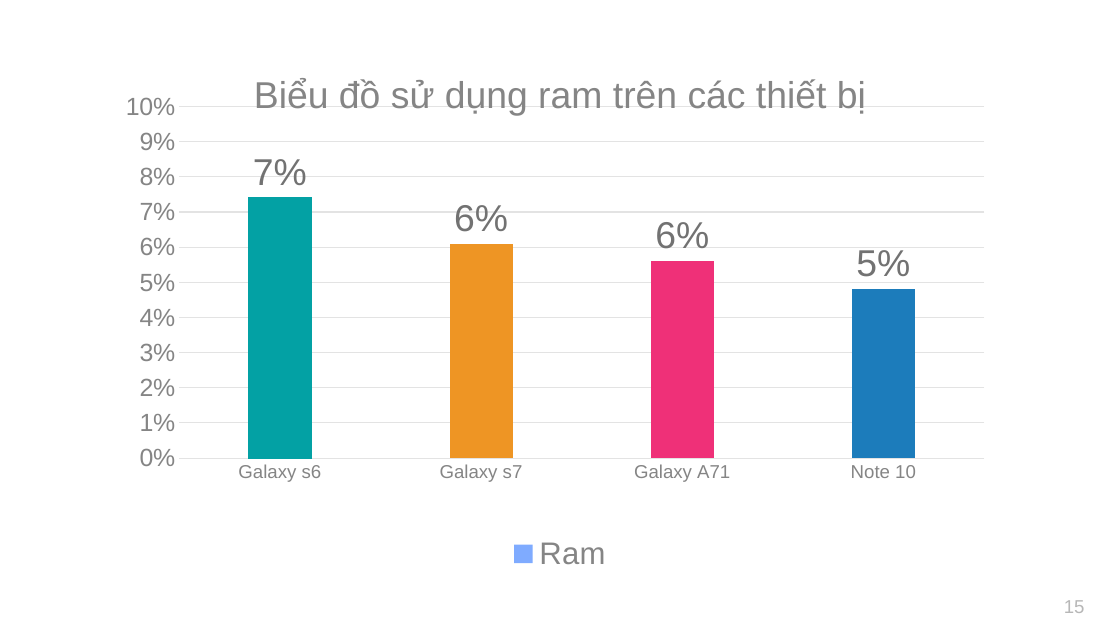
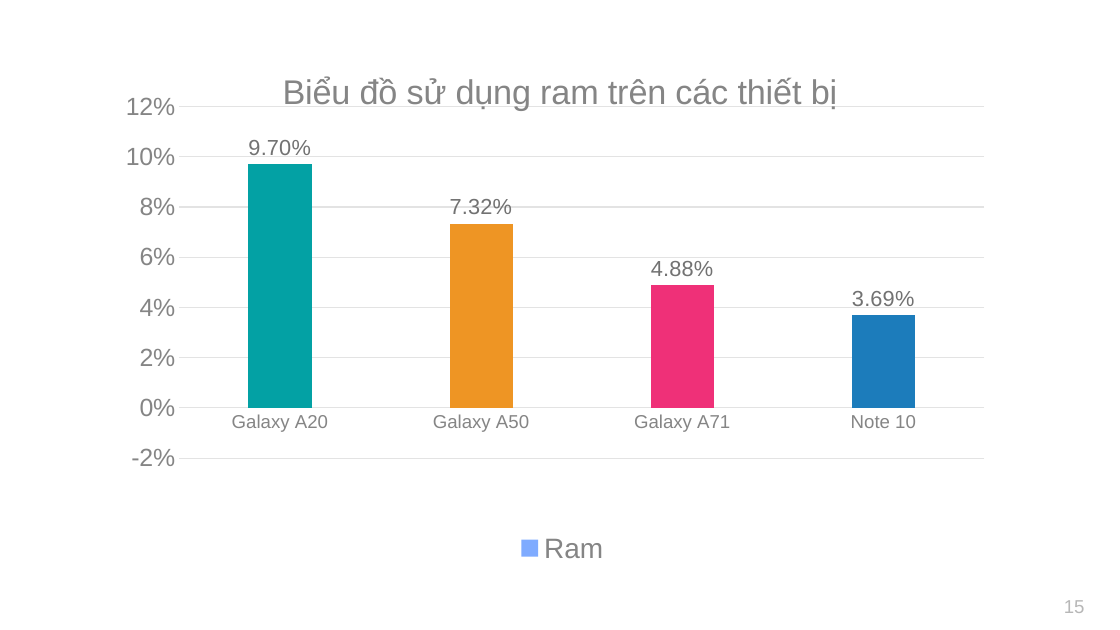
Before and after one commit to daihieptn97/share, a slide deck: slide 15 of PP báo cáo đồ án _ TRần Đại Hiệp.pptx. Drawn at 1120x630 pixels with LibreOffice and Linux fonts; fonts in the diff are those of the drawing. Boxes give left, top, right and bottom in pixels: in the first picture for what was removed or moved away, otherwise in the second. Text is boxed around its words. In the diff, an @@ line names an element or a change of style, - is before the commit and + after.

Commit message:
oke

```diff
--- a/PP báo cáo đồ án _ TRần Đại Hiệp.pptx
+++ b/PP báo cáo đồ án _ TRần Đại Hiệp.pptx
@@ column chart at (125,53,993,578) @@
-categories: Galaxy s6, Galaxy s7, Galaxy A71, Note 10
+categories: Galaxy A20, Galaxy A50, Galaxy A71, Note 10
-Ram: 0.07, 0.06, 0.06, 0.05
+Ram: 0.097, 0.0732, 0.0488, 0.0369
@@ data labels of Ram changed @@
@@ legend changed @@
@@ value axis changed @@
```
